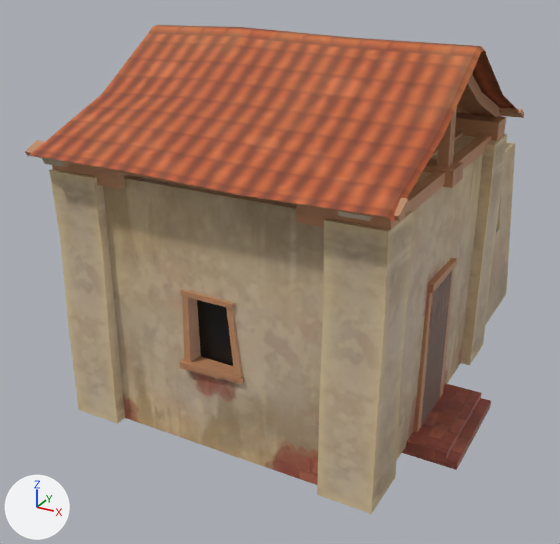
The FBX model Assets/Arts/Mathilde TEST/Test_Buildings/SM_house_1.fbx as it was, and as the next commit left it.
Camera for both pictures: a camera (50 mm lens) standing at (2.57, -6.93, 6.35) and looking at (-2.7, 2.65, 1.56). Every picture has the same lights, and +X, +Y and +Z are marked at lower left. Where no turn or scale is listed for an object, it has been applied to the vertices. Vertices at the same position are counted once.

Before the edit, the objects in view are built like this:
```python
me_mesh = bpy.data.meshes.new('Mesh')
me_mesh.from_pydata(...)  # 642 vertices, 431 faces; spans x -4.69..0.59, y -0.34..6.94, z -0.15..5.17
me_mesh.materials.append(mat_lambert32)  # picture img_lambert1_base_color_png
# before: 176 (-0.06, 2.71, -0.05), 177 (-0.08, 2.73, 2.2), 178 (-0.27, 2.73, 2.2), 179 (-0.29, 2.71, -0.05), 635 (-0.12, 1.96, 2.14)
# before: 636 (-0.12, 1.9, 0.05), 638 (-0.06, 2.74, 2.14) at pixel (452, 268), 639 (-0.06, 1.96, 2.14) at pixel (434, 289), 640 (-0.06, 1.9, 0.05) at pixel (420, 427), 641 (-0.06, 2.73, 0.05) at pixel (439, 398)
ob_side17 = bpy.data.objects.new('side17', me_mesh)
ob_side17.location = (0.0, 0.0, 0.0)
```
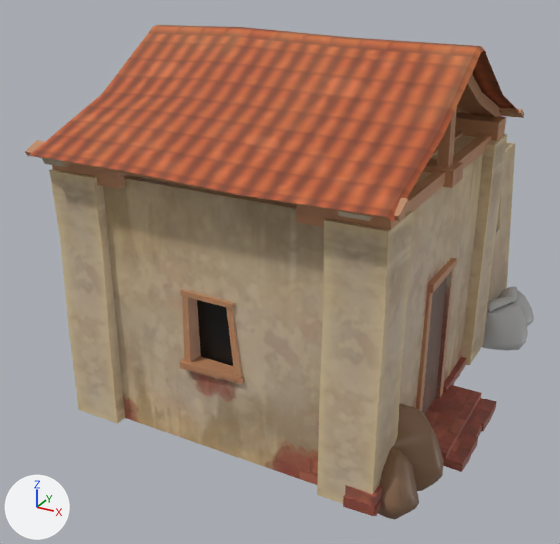
The newer file is also turned or shifted as a whole; pictures and numbers use the older file's frame.

Pixel boxes (x1, y1, x2, y2) of what changed, in the pictures (560 x 544 px):
'side17', reshaped
    before: (25, 25, 524, 514)
    after: (25, 25, 524, 504)
'polySurface1065', added (brown)
    after: (394, 403, 444, 491)
'polySurface1066', added (brown)
    after: (378, 446, 419, 519)
'SM_Bag_023', added
    after: (482, 297, 528, 351)
'pCube1319', added (brown)
    after: (343, 485, 382, 516)
'SM_Bag_024', added
    after: (498, 287, 534, 326)
'pCube1310', added
    after: (450, 447, 471, 472)
'pCube1311', added
    after: (458, 434, 478, 457)
'pCube1314', added
    after: (472, 410, 491, 432)
'pCube1312', added
    after: (464, 421, 482, 437)
'pCube1313', added
    after: (480, 399, 496, 420)
'pCube1340', added
    after: (449, 367, 461, 382)
'pCube1341', added
    after: (443, 376, 455, 391)
'pCube1342', added
    after: (455, 357, 466, 373)
'pCube1318', added
    after: (374, 485, 382, 516)
part 1 of me_mesh, deleted (brown)
    before: (421, 271, 452, 426)

The change, as a diff of the scene's bpy script:
```diff
--- a/Assets/Arts/Mathilde TEST/Test_Buildings/SM_house_1.fbx.py
+++ b/Assets/Arts/Mathilde TEST/Test_Buildings/SM_house_1.fbx.py
@@ me_mesh @@
 # verts and faces of me_mesh; kept vertices keep their numbers, new ones are numbered from 642
-me_mesh.from_pydata(...)  # 642 vertices, 431 faces; spans x -4.69..0.59, y -0.34..6.94, z -0.15..5.17
+me_mesh.from_pydata(...)  # 642 vertices, 428 faces; spans x -4.69..0.59, y -0.34..6.94, z -0.15..5.17
+# me_mesh part 1
+delete_faces([(176, 177, 178, 179), (638, 639, 640, 641), (635, 636, 640, 639)])
 me_mesh.materials.append(mat_lambert32)
@@ ob_pcube1342 @@
+ob_pcube1342 = bpy.data.objects.new('pCube1342', me_mesh_013)  # 8 vertices, 6 faces; spans x -0.086..0.086, y -0.165..0.165, z -0.063..0.063; in mat_lambert32 (picture img_lambert1_base_color_png)
+ob_pcube1342.location = (-0.11, 3.8, 0.05)
@@ ob_pcube1319 @@
+ob_pcube1319 = bpy.data.objects.new('pCube1319', me_mesh_007)  # 16 vertices, 12 faces; spans x -0.205..0.207, y -0.11..0.116, z -0.147..0.147; in mat_lambert32 (picture img_lambert1_base_color_png)
+ob_pcube1319.location = (-0.16, 0.07, 0.15)
@@ ob_pcube1312 @@
+ob_pcube1312 = bpy.data.objects.new('pCube1312', me_mesh_003)  # 8 vertices, 6 faces; spans x -0.085..0.085, y -0.166..0.166, z -0.065..0.065; in mat_lambert32 (picture img_lambert1_base_color_png)
+ob_pcube1312.location = (0.55, 2.35, -0.1)
@@ ob_pcube1311 @@
+ob_pcube1311 = bpy.data.objects.new('pCube1311', me_mesh_002)  # 8 vertices, 6 faces; spans x -0.089..0.089, y -0.167..0.167, z -0.063..0.063; in mat_lambert32 (picture img_lambert1_base_color_png)
+ob_pcube1311.location = (0.59, 2.0, -0.1)
@@ ob_pcube1318 @@
+ob_pcube1318 = bpy.data.objects.new('pCube1318', me_mesh_006)  # 16 vertices, 12 faces; spans x -0.098..0.104, y -0.17..0.177, z -0.147..0.137; in mat_lambert32 (picture img_lambert1_base_color_png)
+ob_pcube1318.location = (-0.04, 0.15, 0.15)
@@ ob_pcube1313 @@
+ob_pcube1313 = bpy.data.objects.new('pCube1313', me_mesh_004)  # 8 vertices, 6 faces; spans x -0.129..0.048, y -0.206..0.129, z -0.002..0.129; in mat_lambert32 (picture img_lambert1_base_color_png)
+ob_pcube1313.location = (0.63, 3.06, -0.16)
@@ ob_pcube1341 @@
+ob_pcube1341 = bpy.data.objects.new('pCube1341', me_mesh_012)  # 8 vertices, 6 faces; spans x -0.137..0.05, y -0.205..0.133, z 0.0..0.126; in mat_lambert32 (picture img_lambert1_base_color_png)
+ob_pcube1341.location = (-0.07, 3.18, -0.01)
@@ ob_polysurface1066 @@
+ob_polysurface1066 = bpy.data.objects.new('polySurface1066', me_mesh_017)  # 84 vertices, 85 faces; spans x -0.35..0.325, y -0.331..0.317, z -0.429..0.429; in mat_m_rocks4 (brown #8a6a50)
+ob_polysurface1066.location = (0.08, 0.43, 0.19)
@@ ob_polysurface1065 @@
+ob_polysurface1065 = bpy.data.objects.new('polySurface1065', me_mesh_016)  # 84 vertices, 85 faces; spans x -0.465..0.444, y -0.457..0.448, z -0.577..0.577; in mat_m_rocks4 (brown #8a6a50)
+ob_polysurface1065.location = (0.08, 1.04, 0.32)
@@ ob_sm_bag_023 @@
+ob_sm_bag_023 = bpy.data.objects.new('SM_Bag_023', me_mesh_014)  # 205 vertices, 196 faces; spans x -0.428..0.43, y -0.44..0.439, z -0.38..0.38; in mat_lambert51 (grey #bcbcbc)
+ob_sm_bag_023.location = (0.2, 5.34, 0.22)
@@ ob_pcube1314 @@
+ob_pcube1314 = bpy.data.objects.new('pCube1314', me_mesh_005)  # 8 vertices, 6 faces; spans x -0.094..0.094, y -0.169..0.169, z -0.063..0.063; in mat_lambert32 (picture img_lambert1_base_color_png)
+ob_pcube1314.location = (0.58, 2.69, -0.1)
@@ ob_pcube1340 @@
+ob_pcube1340 = bpy.data.objects.new('pCube1340', me_mesh_011)  # 8 vertices, 6 faces; spans x -0.136..0.049, y -0.205..0.132, z 0.0..0.126; in mat_lambert32 (picture img_lambert1_base_color_png)
+ob_pcube1340.location = (-0.07, 3.5, -0.01)
@@ ob_pcube1310 @@
+ob_pcube1310 = bpy.data.objects.new('pCube1310', me_mesh_001)  # 8 vertices, 6 faces; spans x -0.137..0.05, y -0.205..0.133, z 0.0..0.126; in mat_lambert32 (picture img_lambert1_base_color_png)
+ob_pcube1310.location = (0.63, 1.7, -0.16)
@@ ob_sm_bag_024 @@
+ob_sm_bag_024 = bpy.data.objects.new('SM_Bag_024', me_mesh_015)  # 205 vertices, 196 faces; spans x -0.361..0.361, y -0.375..0.374, z -0.311..0.311; in mat_lambert51 (grey #bcbcbc)
+ob_sm_bag_024.location = (0.2, 6.13, 0.17)
```
